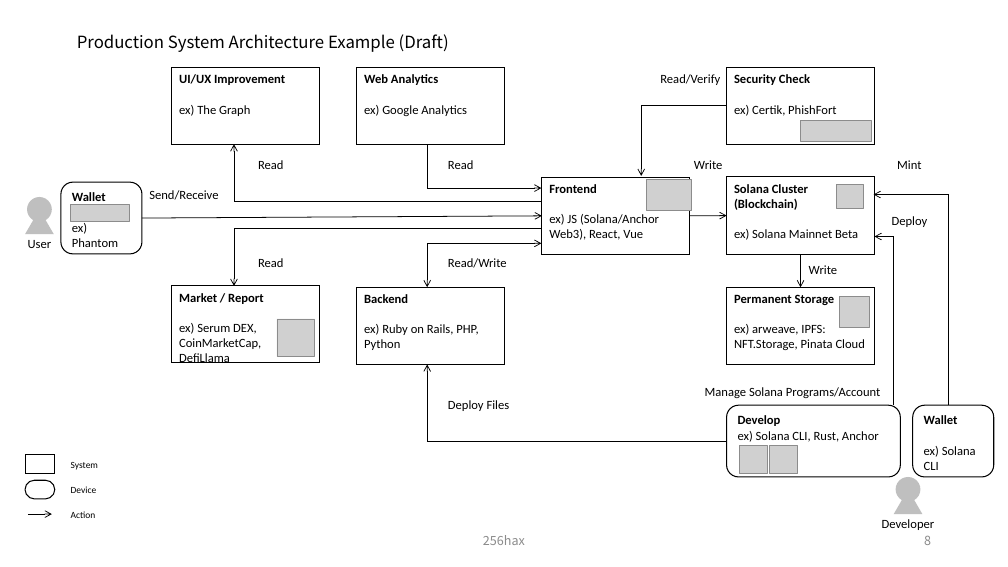
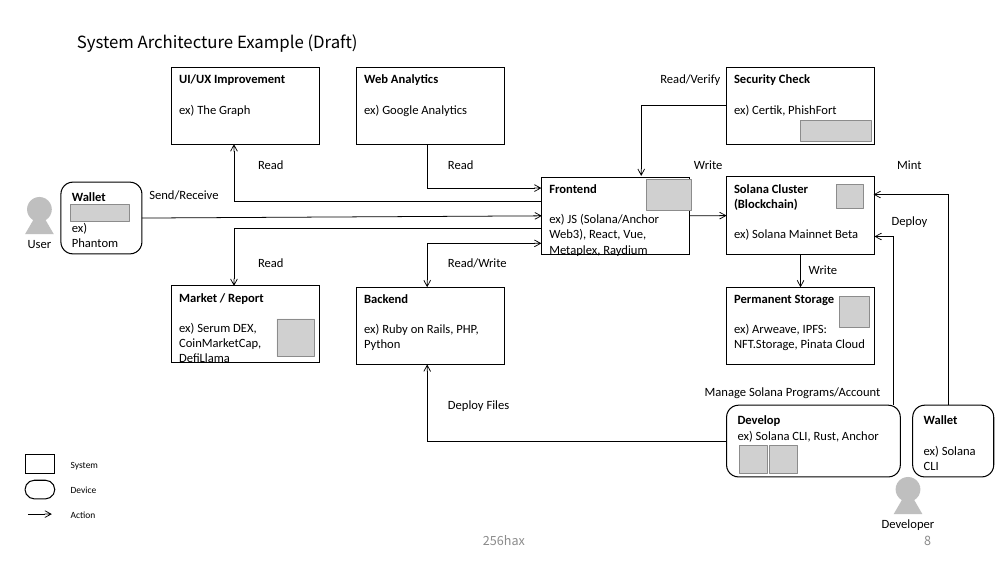
Before and after one commit to SmartGru25/Solana-React-Minimal, a slide deck: slide 9 of docs/Solana_Blockchain_Outline_Figure.pptx. Drawn at 1008x567 pixels with LibreOffice and Linux fonts; fonts in the diff are those of the drawing; grey boxes stand for pictures. Boxes give left, top, right and bottom in pixels: in the first picture for what was removed or moved away, otherwise in the second. Text is boxed around its words. In the diff, an @@ line names an element or a change of style, - is before the commit and + after.

Commit message:
docs: add start up metaplex store and what is Master Edition / Edition NFT

```diff
--- a/docs/Solana_Blockchain_Outline_Figure.pptx
+++ b/docs/Solana_Blockchain_Outline_Figure.pptx
@@ title at (77, 34, 358, 52): text changed @@
-Production System Architecture Example (Draft)
+System Architecture Example (Draft)
@@ text in rectangle at (549, 214, 659, 256): text changed @@
-ex) JS (Solana/Anchor Web3), React, Vue
+ex) JS (Solana/Anchor Web3), React, Vue, Metaplex, Raydium
@@ text in rectangle at (734, 324, 865, 350): text changed @@
-ex) arweave, IPFS: NFT.Storage, Pinata Cloud
+ex) Arweave, IPFS: NFT.Storage, Pinata Cloud
```
Also in this commit, not shown: 2 other slides changed, 2 slides added.
